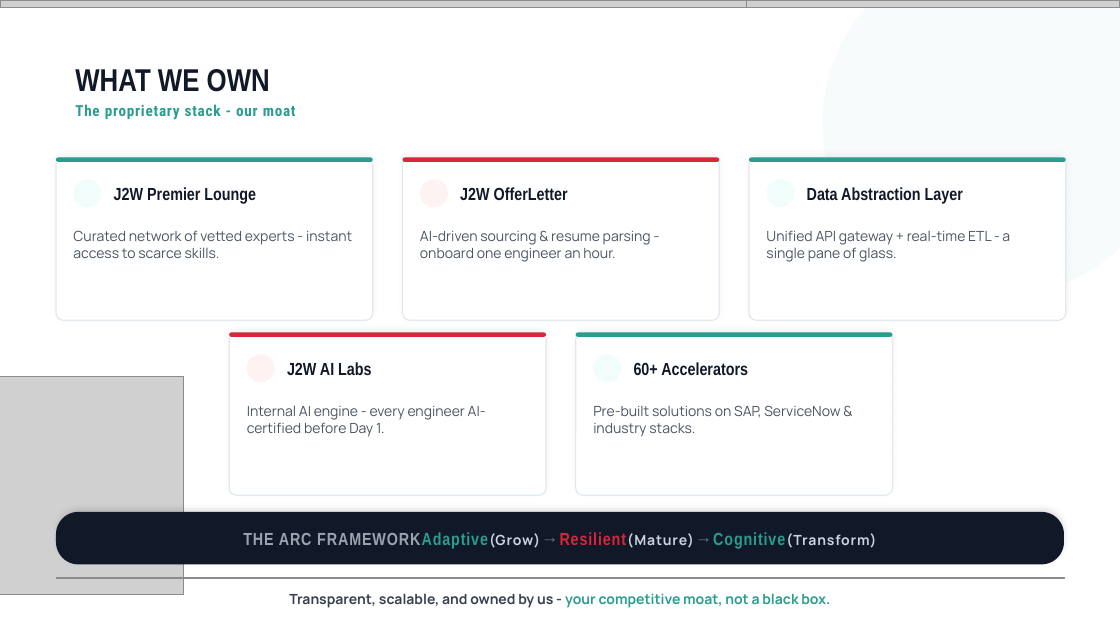
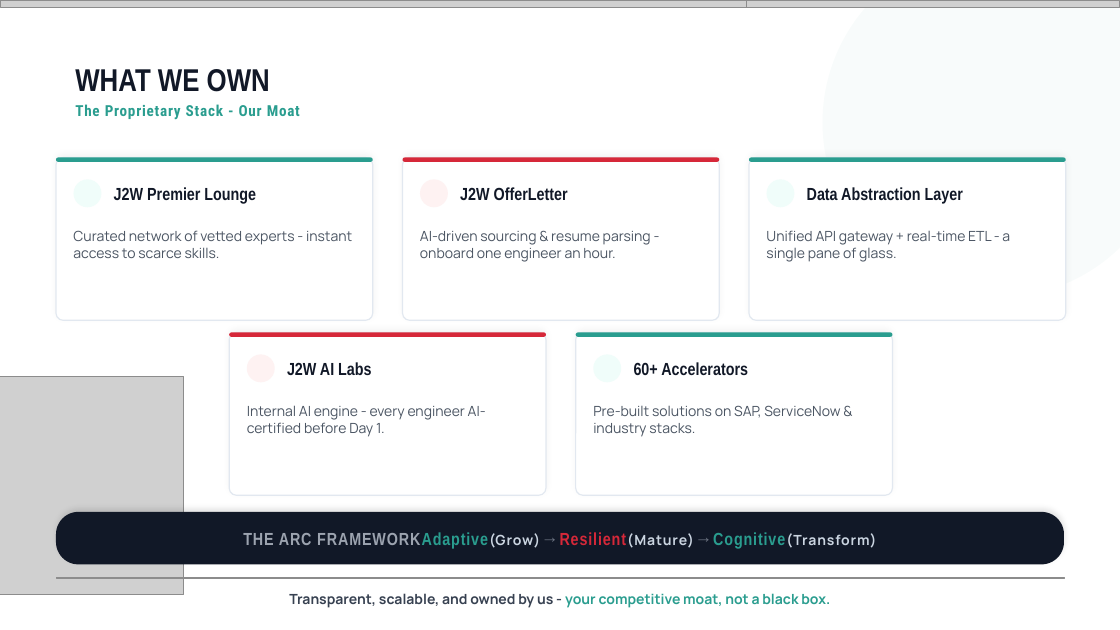
Before and after one commit to athu07/Deck-Engine, a slide deck: slide 9 of data/decks/WORKING_COPY_Master_Deck.pptx (slide 6 before the commit). Drawn at 1120x630 pixels with LibreOffice and Linux fonts; fonts in the diff are those of the drawing; grey boxes stand for pictures; background and template pictures are left out. Boxes give left, top, right and bottom in pixels: in the first picture for what was removed or moved away, otherwise in the second. Text is boxed around its words. In the diff, an @@ line names an element or a change of style, - is before the commit and + after.

```diff
--- a/data/decks/WORKING_COPY_Master_Deck.pptx
+++ b/data/decks/WORKING_COPY_Master_Deck.pptx
@@ text at bbox=[75, 104, 300, 120]: text changed @@
-The proprietary stack - our moat
+The Proprietary Stack - Our Moat
```
Also in this commit, not shown: 13 other slides changed, 17 slides added, 116 slides removed, 30 other files.
